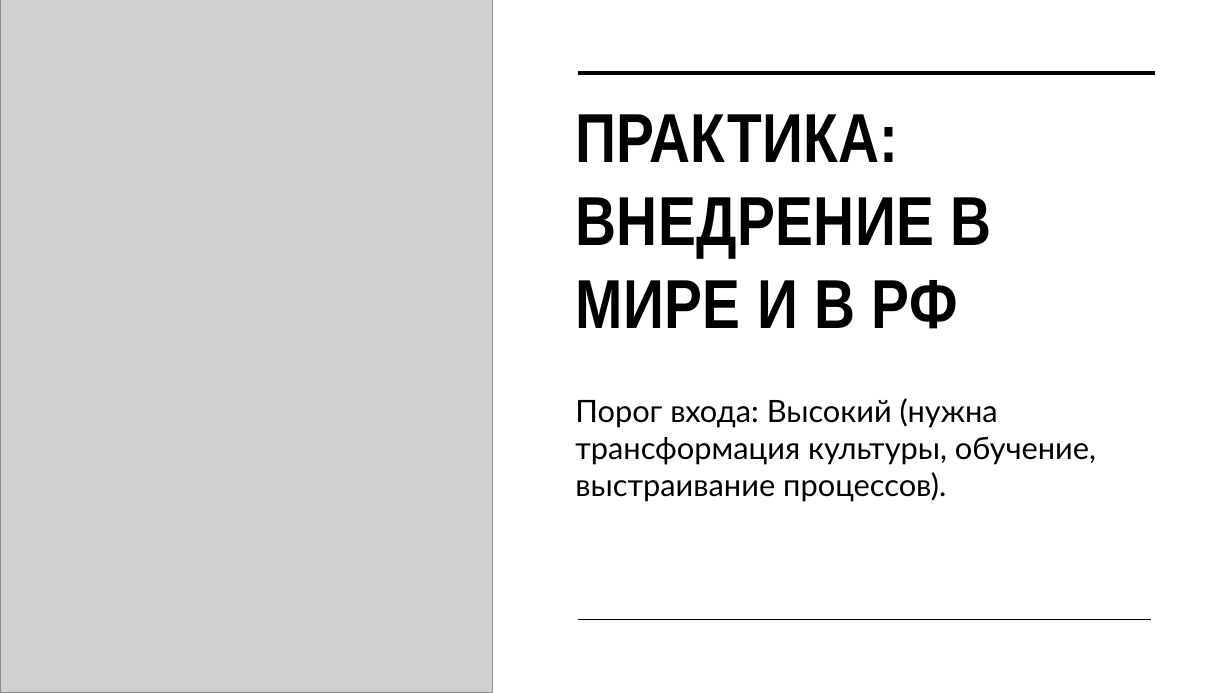
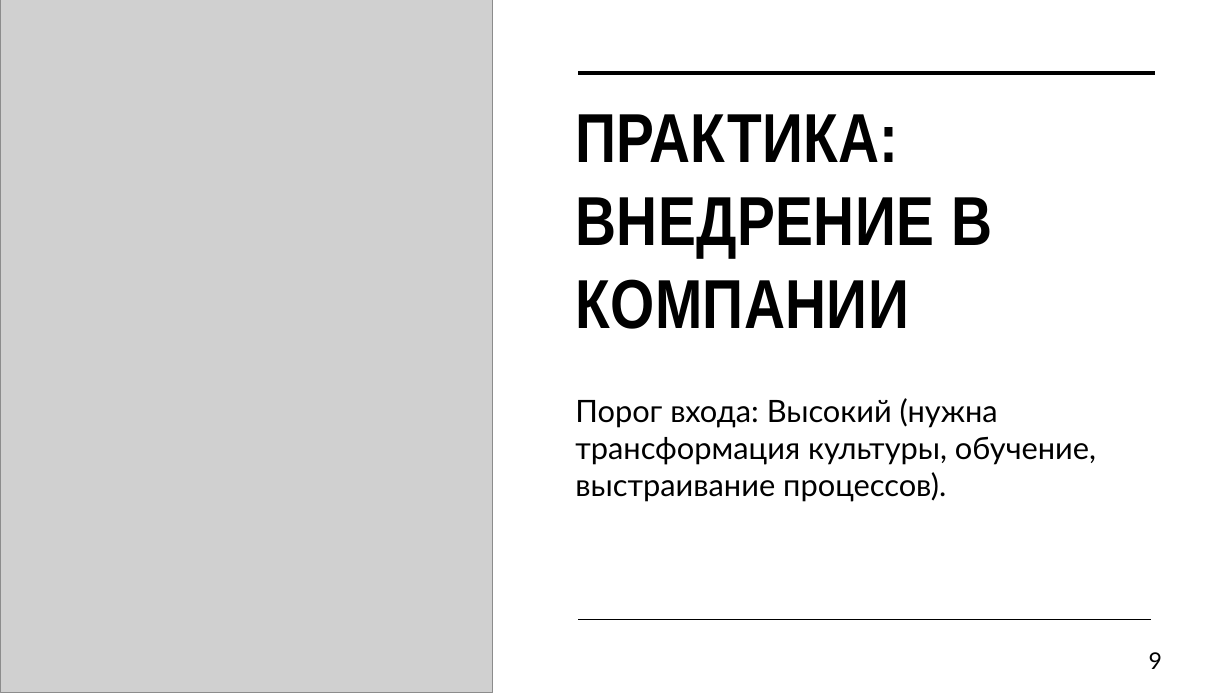
Before and after one commit to Jrol123/obsidian-dvfu_p2, a slide deck: slide 9 of ПРЕДМЕТЫ/Методологии и проектирование ИС/ДЗ/Презентация/SAFe.pptx. Drawn at 1232x693 pixels with LibreOffice and Linux fonts; fonts in the diff are those of the drawing; grey boxes stand for pictures. Boxes give left, top, right and bottom in pixels: in the first picture for what was removed or moved away, otherwise in the second. Text is boxed around its words. In the diff, an @@ line names an element or a change of style, - is before the commit and + after.

```diff
--- a/ПРЕДМЕТЫ/Методологии и проектирование ИС/ДЗ/Презентация/SAFe.pptx
+++ b/ПРЕДМЕТЫ/Методологии и проектирование ИС/ДЗ/Презентация/SAFe.pptx
@@ title at <box>576,114,992,329</box>: text changed @@
-ПРАКТИКА: ВНЕДРЕНИЕ В МИРЕ И В РФ
+ПРАКТИКА: ВНЕДРЕНИЕ В КОМПАНИИ
@@ page number added at <box>1149,652,1162,669</box>, 18 pt, text #000000 @@
+9
```
Also in this commit, not shown: 8 other slides changed.
